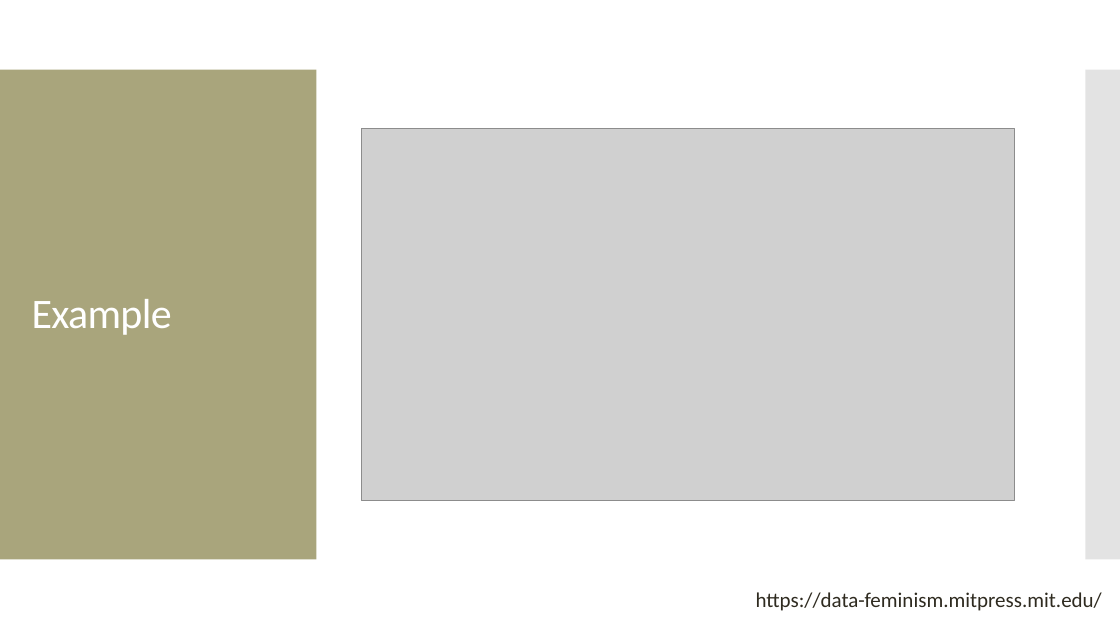
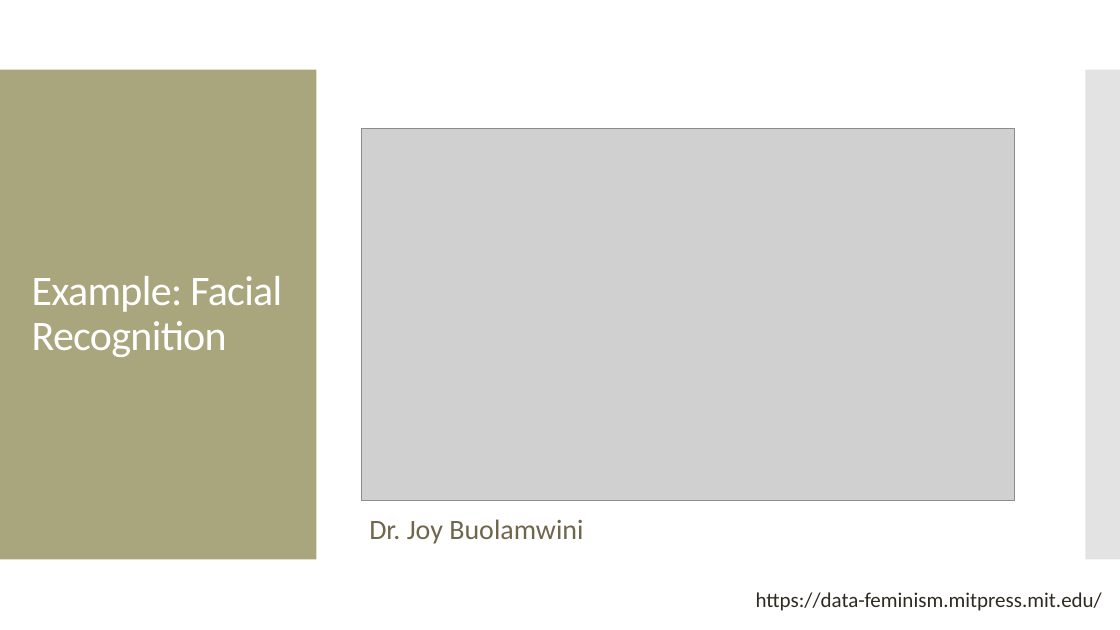
Before and after one commit to amosca01/SDS-CSC109, a slide deck: slide 12 of slides/02-data-feminism.pptx (slide 11 before the commit). Drawn at 1120x630 pixels with LibreOffice and Linux fonts; fonts in the diff are those of the drawing; grey boxes stand for pictures. Boxes give left, top, right and bottom in pixels: in the first picture for what was removed or moved away, otherwise in the second. Text is boxed around its words. In the diff, an @@ line names an element or a change of style, - is before the commit and + after.

```diff
--- a/slides/02-data-feminism.pptx
+++ b/slides/02-data-feminism.pptx
@@ title at bbox=[32, 276, 282, 357]: text changed @@
-Example
+Example: Facial Recognition
@@ text added at bbox=[369, 519, 583, 544], 24 pt, text #6F664C @@
+Dr. Joy Buolamwini
```
Also in this commit, not shown: 4 other slides changed, 2 slides added, 1 slide removed, 6 other files.
